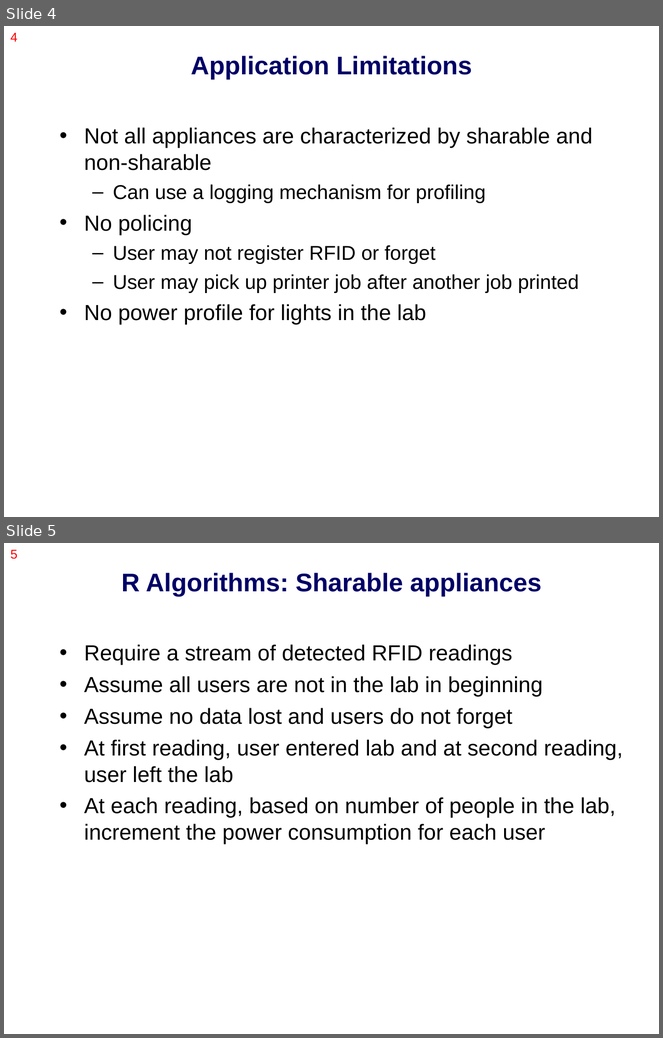
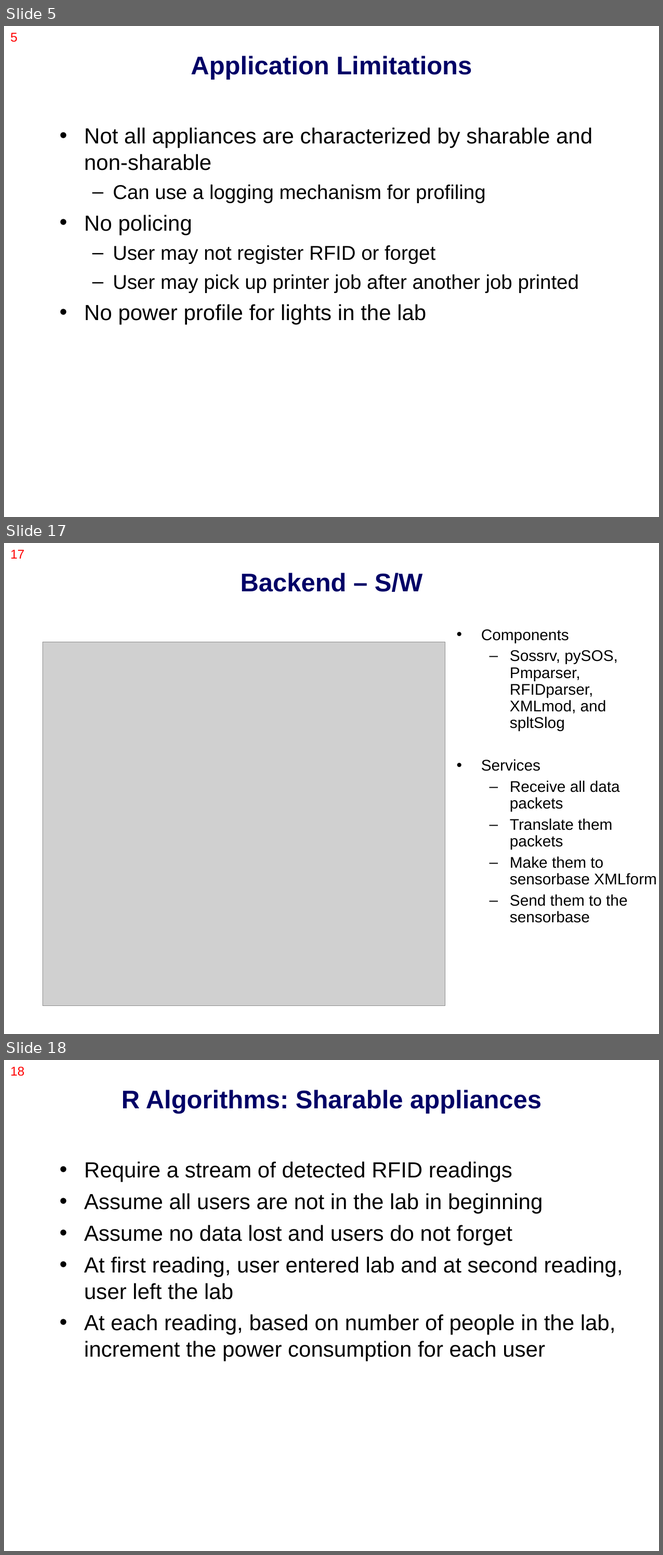
Before and after one commit to nesl/splt, a slide deck: docs/presentation/class_project.ppt. Shown one above the other, each under a label of ours: slides 4 and 5 before the commit, slides 5, 17 and 18 after it; the slides between them are not shown. The pictures are 663x1038 and 663x1555 pixels, drawn with LibreOffice and Linux fonts; fonts in the diff are those of the drawing; grey boxes stand for pictures. Boxes give left, top, right and bottom in pixels: in the first picture for what was removed or moved away, otherwise in the second. Text is boxed around its words. In the diff, an @@ line names an element or a change of style, - is before the commit and + after.

```diff
--- a/docs/presentation/class_project.ppt
+++ b/docs/presentation/class_project.ppt
@@ slide 17 added at [4,543,659,1034], background #FFFFFF @@
@@ page number added at [10,550,24,559], 14 pt, text #FF0000 @@
+17
@@ title added at [241,573,423,592], 28 pt, text #000066, bold @@
+Backend – S/W
@@ text added at [481,629,657,923], 17 pt, text #000000 @@
+• Components
+  – Sossrv, pySOS, Pmparser, RFIDparser, XMLmod, and spltSlog
+• Services
+  – Receive all data packets
+  – Translate them packets
+  – Make them to sensorbase XMLform
+  – Send them to the sensorbase
@@ picture added at [42,642,445,1006] @@
@@ what was slide 4 is now slide 5 @@
@@ page number at [10,33,18,42]: text changed @@
-4
+5
@@ what was slide 5 is now slide 18 @@
@@ page number at [10,1067,24,1076]: text changed @@
-5
+18
```
Also in this commit, not shown: 17 other slides added.
